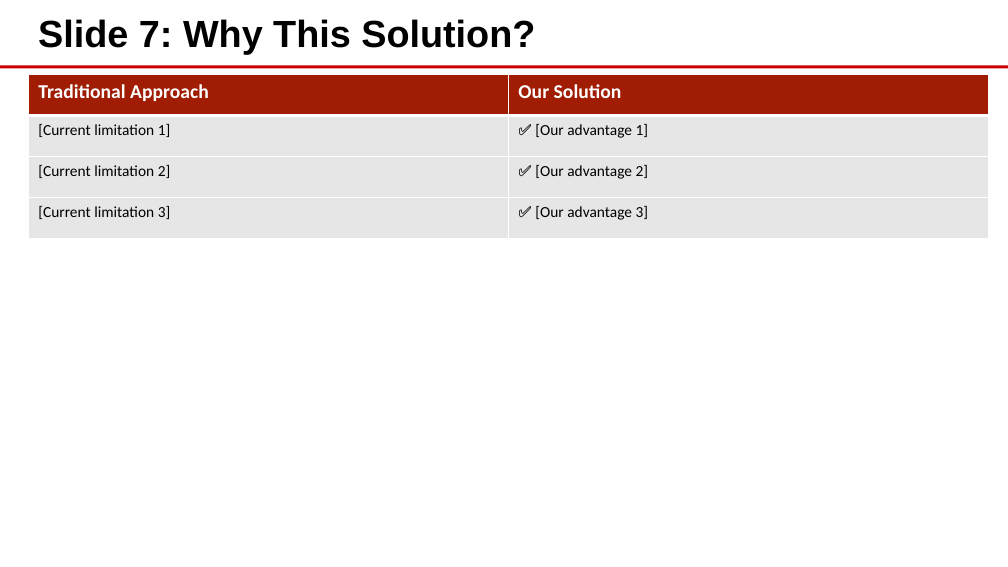
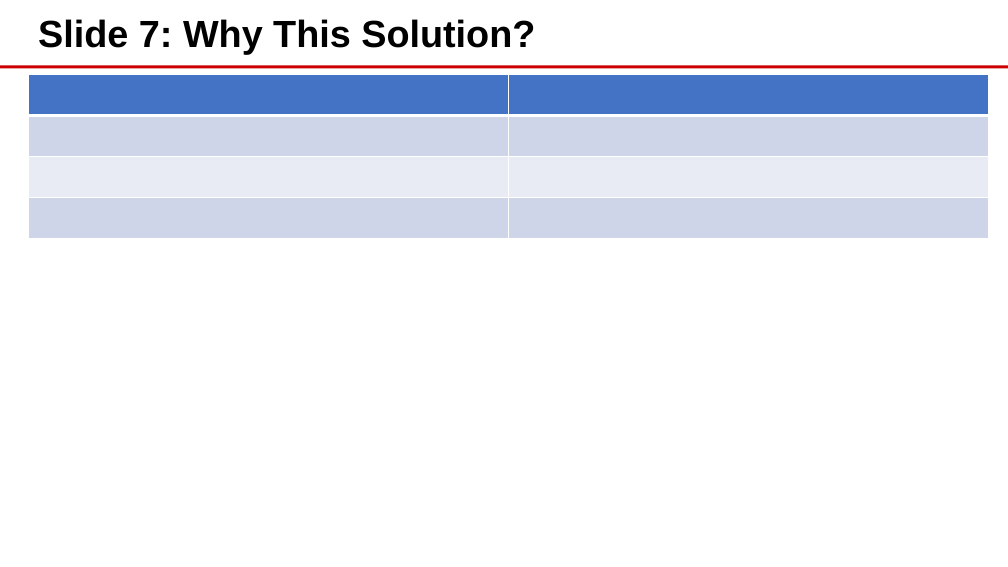
Before and after one commit to eoframework/solutions, a slide deck: slide 2 of solutions/cisco/ai/network-analytics/presales/executive-presentation.pptx. Drawn at 1008x567 pixels with LibreOffice and Linux fonts; fonts in the diff are those of the drawing; background and template pictures are left out. Boxes give left, top, right and bottom in pixels: in the first picture for what was removed or moved away, otherwise in the second. Text is boxed around its words. In the diff, an @@ line names an element or a change of style, - is before the commit and + after.

```diff
--- a/solutions/cisco/ai/network-analytics/presales/executive-presentation.pptx
+++ b/solutions/cisco/ai/network-analytics/presales/executive-presentation.pptx
@@ table at [28, 75, 988, 238] @@
-row 1, column 1: Traditional Approach
+row 1, column 1: 
-row 1, column 2: Our Solution
+row 1, column 2: 
-row 2, column 1: [Current limitation 1]
+row 2, column 1: 
-row 2, column 2: ✅ [Our advantage 1]
+row 2, column 2: 
-row 3, column 1: [Current limitation 2]
+row 3, column 1: 
-row 3, column 2: ✅ [Our advantage 2]
+row 3, column 2: 
-row 4, column 1: [Current limitation 3]
+row 4, column 1: 
-row 4, column 2: ✅ [Our advantage 3]
+row 4, column 2: 
@@ fill #A01C02 to #4472C4 in row 1 @@
@@ fill #E7E6E6 to #CFD5EA in 4 cells @@
@@ fill #E7E6E6 to #E9EBF5 in row 3 @@
```
Also in this commit, not shown: 2 other slides changed, 45 other files.
